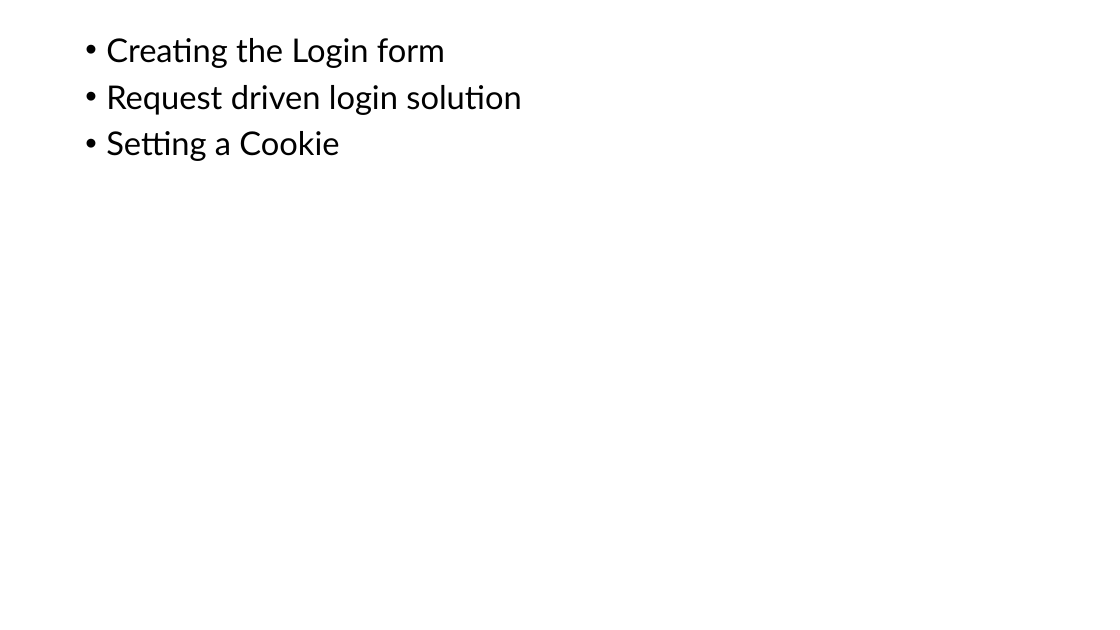
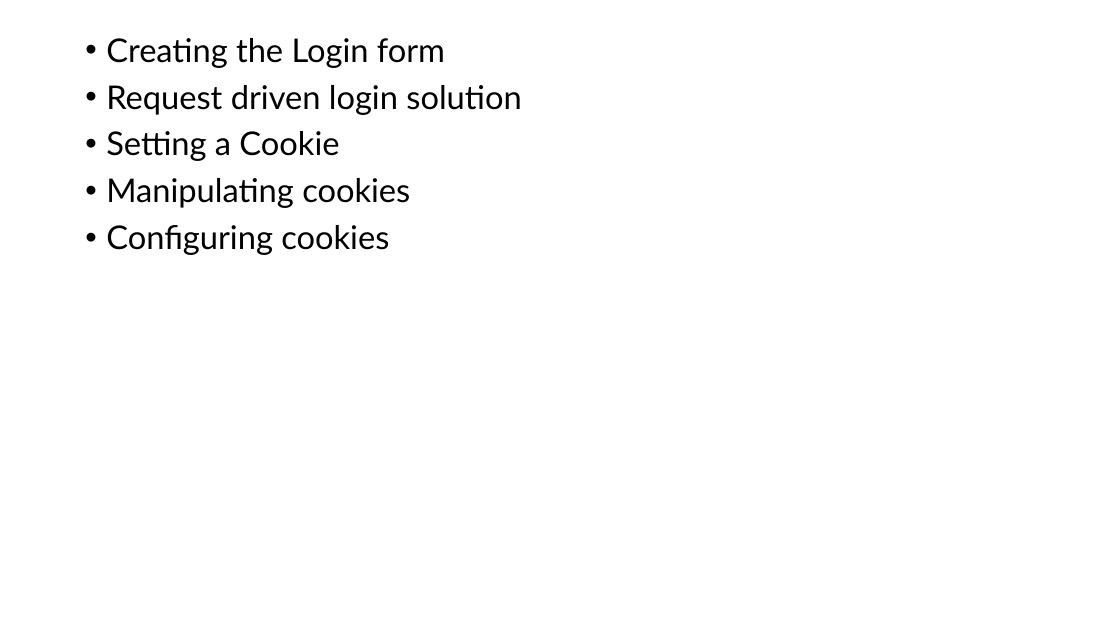
Before and after one commit to PiyushChaturvedii/Batch05, a slide deck: slide 78 of node/Nodejs.pptx. Drawn at 1120x630 pixels with LibreOffice and Linux fonts; fonts in the diff are those of the drawing. Boxes give left, top, right and bottom in pixels: in the first picture for what was removed or moved away, otherwise in the second. Text is boxed around its words. In the diff, an @@ line names an element or a change of style, - is before the commit and + after.

Commit message:
cookies

```diff
--- a/node/Nodejs.pptx
+++ b/node/Nodejs.pptx
@@ text at <box>106,178,410,255</box>: paragraphs added @@
+• Manipulating cookies
+• Configuring cookies
```
Also in this commit, not shown: 3 slides added, 42 other files.
